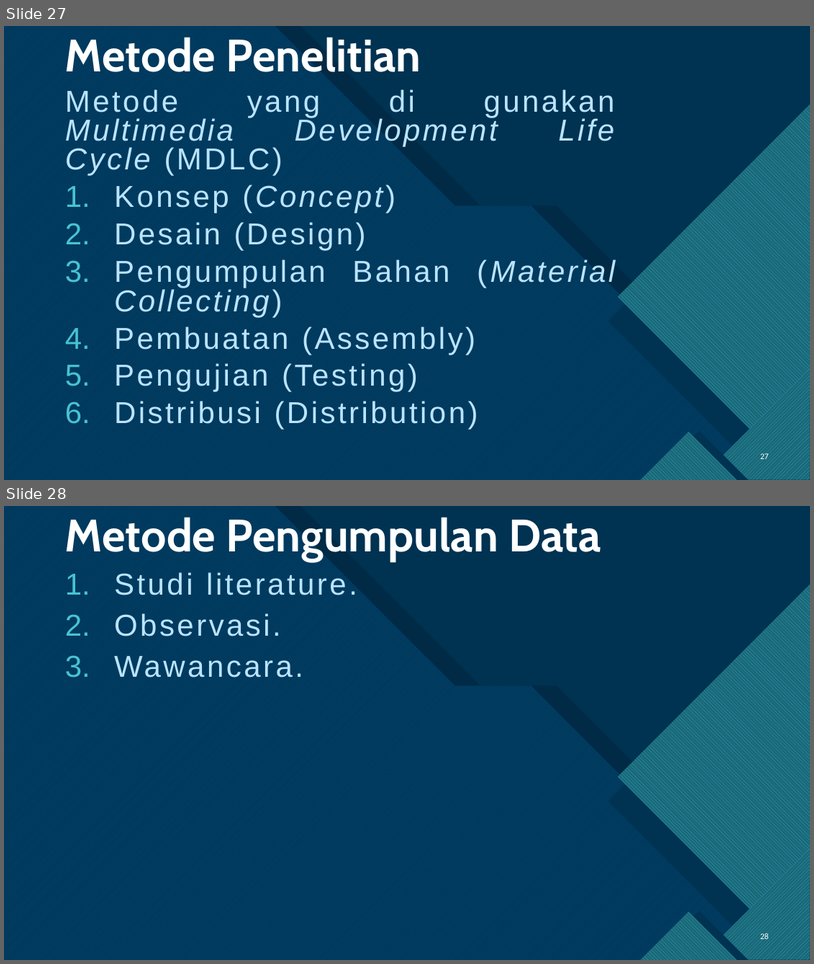
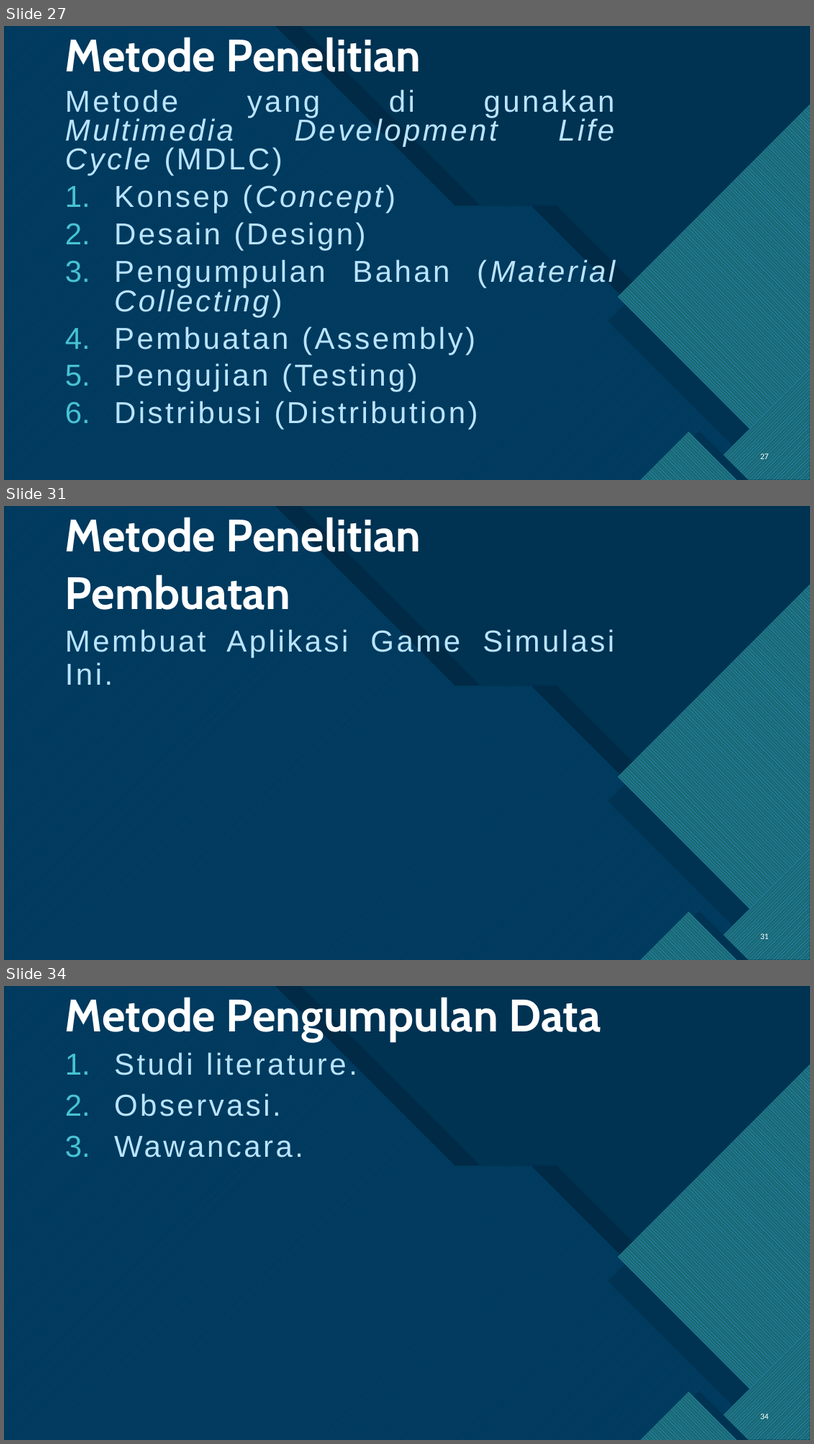
Before and after one commit to AggiaBintangRH/Skripsi, a slide deck: GAME SIMULASI KERJA PRAKTEK MAHASISWA FAKULTAS TEKNOLOGI INFORMASI.pptx. Shown one above the other, each under a label of ours: slides 27 and 28 before the commit, slides 27, 31 and 34 after it; the slides between them are not shown. The pictures are 814x964 and 814x1444 pixels, drawn with LibreOffice and Linux fonts; fonts in the diff are those of the drawing. Boxes give left, top, right and bottom in pixels: in the first picture for what was removed or moved away, otherwise in the second. Text is boxed around its words. In the diff, an @@ line names an element or a change of style, - is before the commit and + after.

```diff
--- a/GAME SIMULASI KERJA PRAKTEK MAHASISWA FAKULTAS TEKNOLOGI INFORMASI.pptx
+++ b/GAME SIMULASI KERJA PRAKTEK MAHASISWA FAKULTAS TEKNOLOGI INFORMASI.pptx
@@ slide 31 added at <box>4,506,810,960</box>, background #FFFFFF; not listed: 19 template elements that a slide beside it also shows @@
@@ title added at <box>65,517,422,552</box>, 54 pt, text #FFFFFF, bold @@
+Metode Penelitian
@@ text added at <box>65,574,291,610</box>, 54 pt, text #FFFFFF, bold @@
+Pembuatan
@@ text added at <box>65,629,615,685</box>, 36 pt, text #BAE4FF @@
+Membuat Aplikasi Game Simulasi Ini.
@@ page number added at <box>761,933,769,941</box>, 10 pt, text #FFFFFF @@
+31
@@ what was slide 28 is now slide 34 @@
@@ page number at <box>761,1413,769,1421</box>: text changed @@
-28
+34
```
Also in this commit, not shown: 3 slides changed, 5 other slides added.
